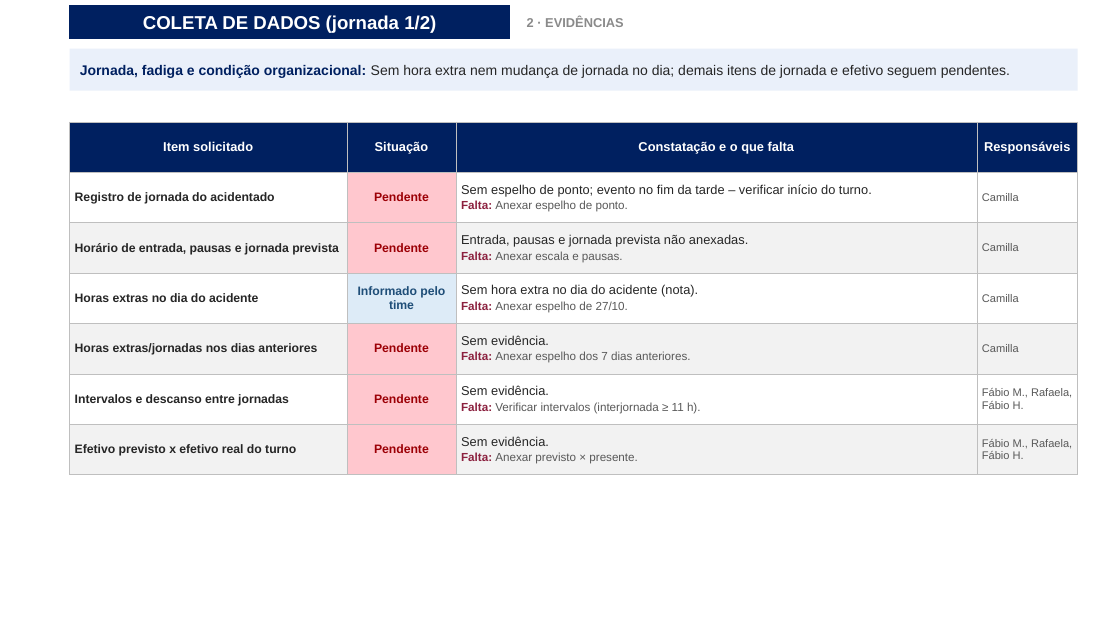
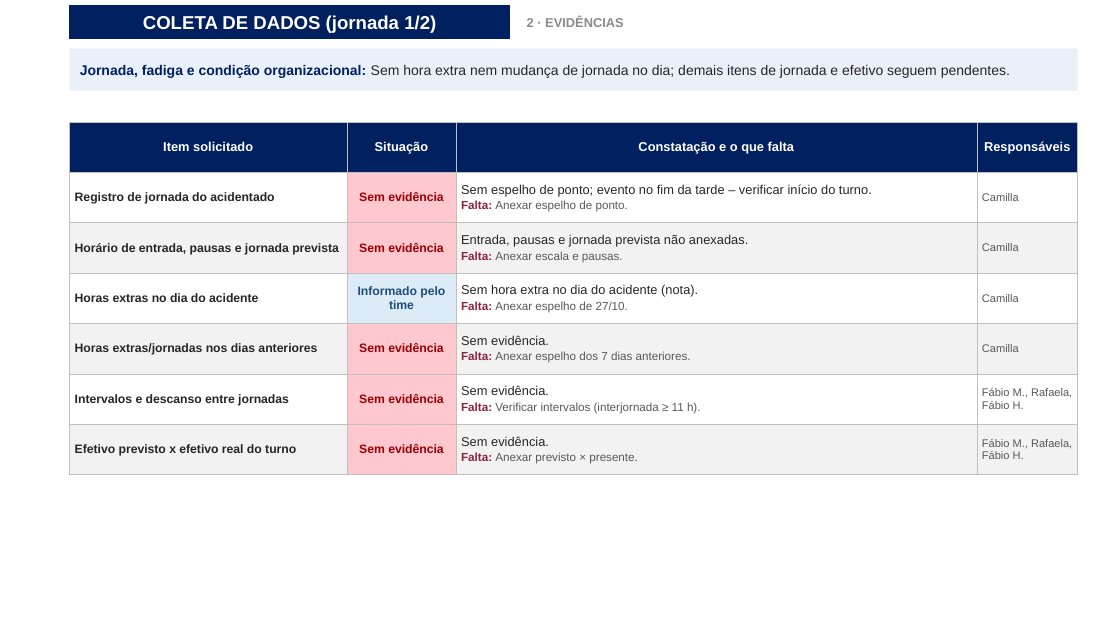
Before and after one commit to luantavarez9/hospital-seguro, a slide deck: slide 13 of entrega_acidente_GRU1/Apresentacao_Ocorrencia_Acidente_GRU_I.pptx. Drawn at 1120x630 pixels with LibreOffice and Linux fonts; fonts in the diff are those of the drawing; background and template pictures are left out. Boxes give left, top, right and bottom in pixels: in the first picture for what was removed or moved away, otherwise in the second. Text is boxed around its words. In the diff, an @@ line names an element or a change of style, - is before the commit and + after.

```diff
--- a/entrega_acidente_GRU1/Apresentacao_Ocorrencia_Acidente_GRU_I.pptx
+++ b/entrega_acidente_GRU1/Apresentacao_Ocorrencia_Acidente_GRU_I.pptx
@@ table at (70, 122, 1078, 475) @@
-row 2, column 2: Pendente
+row 2, column 2: Sem evidência
-row 3, column 2: Pendente
+row 3, column 2: Sem evidência
-row 5, column 2: Pendente
+row 5, column 2: Sem evidência
-row 6, column 2: Pendente
+row 6, column 2: Sem evidência
-row 7, column 2: Pendente
+row 7, column 2: Sem evidência
```
Also in this commit, not shown: 5 other slides changed, 3 other files.
